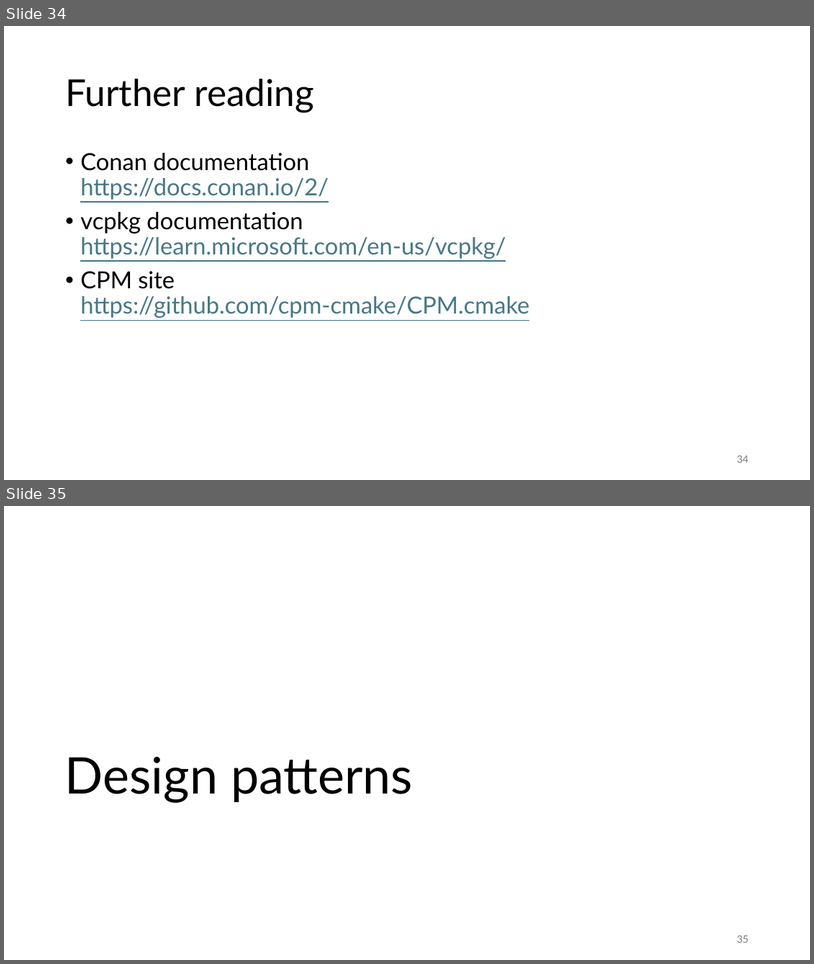
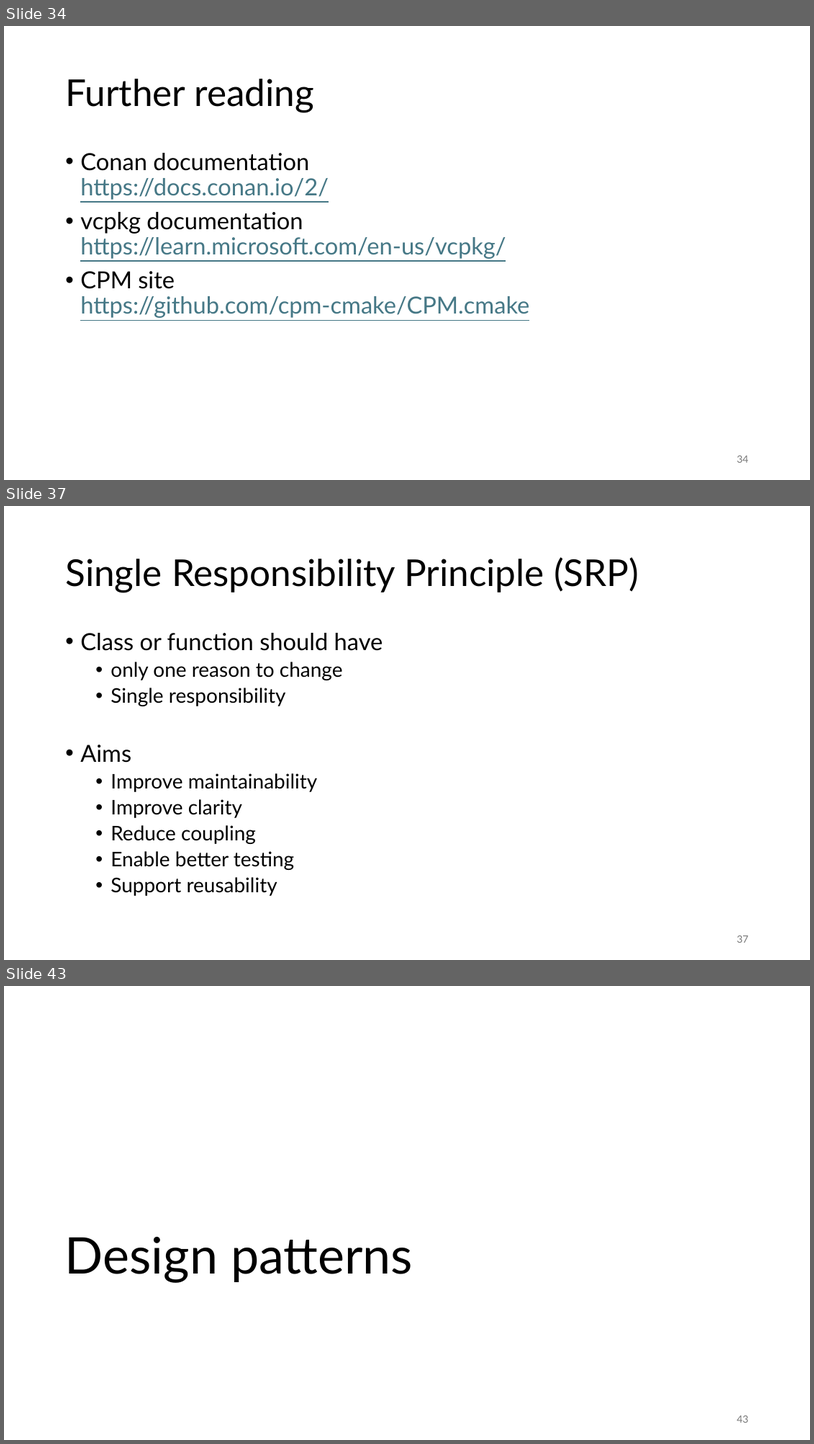
Before and after one commit to gjbex/C-plus-plus-software-engineering, a slide deck: cpp_software_engineering.pptx. Shown one above the other, each under a label of ours: slides 34 and 35 before the commit, slides 34, 37 and 43 after it; the slides between them are not shown. The pictures are 814x964 and 814x1444 pixels, drawn with LibreOffice and Linux fonts; fonts in the diff are those of the drawing. Boxes give left, top, right and bottom in pixels: in the first picture for what was removed or moved away, otherwise in the second. Text is boxed around its words. In the diff, an @@ line names an element or a change of style, - is before the commit and + after.

```diff
--- a/cpp_software_engineering.pptx
+++ b/cpp_software_engineering.pptx
@@ slide 37 added at (4, 506, 810, 960), background #FFFFFF @@
@@ title added at (65, 557, 639, 592), 44 pt, text #000000 @@
+Single Responsibility Principle (SRP)
@@ text added at (80, 633, 383, 896), 24 pt, text #000000 @@
+• Class or function should have
+  • only one reason to change
+  • Single responsibility
+• Aims
+  • Improve maintainability
+  • Improve clarity
+  • Reduce coupling
+  • Enable better testing
+  • Support reusability
@@ page number added at (737, 935, 748, 942), 12 pt, text #797979 @@
+37
@@ what was slide 35 is now slide 43 @@
@@ page number at (737, 1415, 748, 1422): text changed @@
-35
+43
```
Also in this commit, not shown: 4 slides changed, 8 other slides added.
